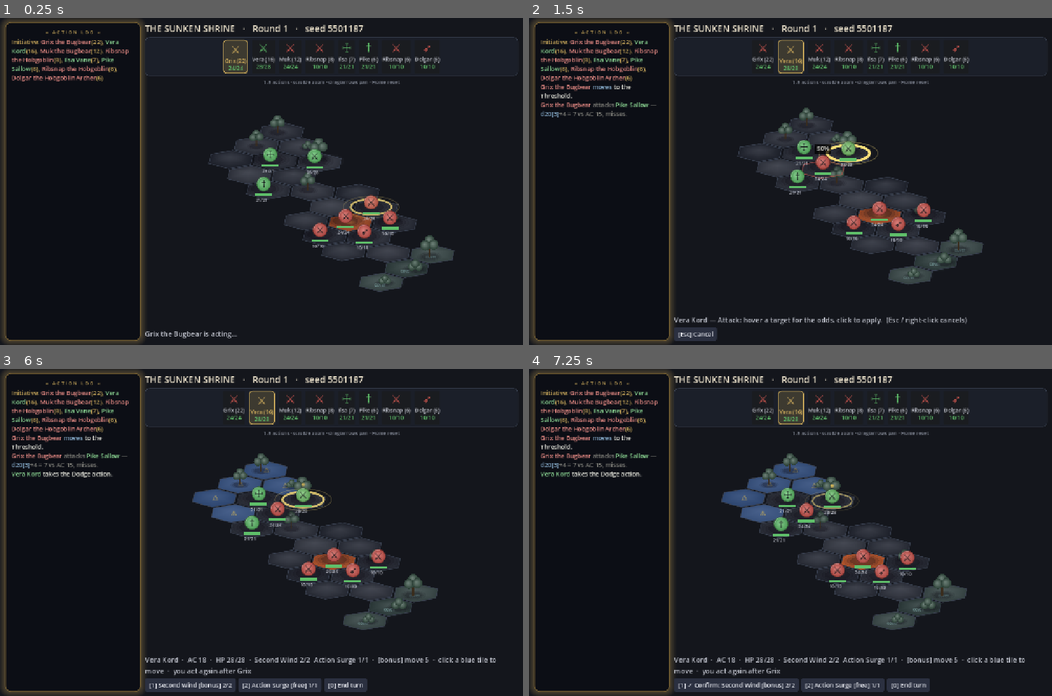
Above: before the commit, frames 1-4 (two rows, left to right).
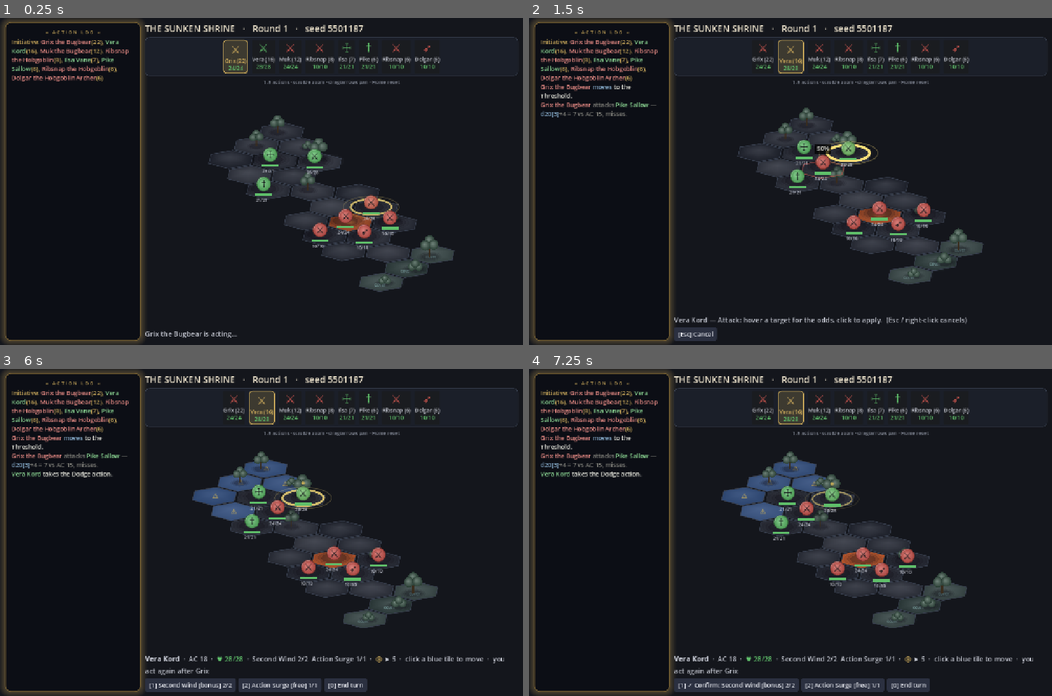
Above: after the commit, the same moments.

Repository: EgecanOzcakar/sorcmerc
Game: Godot game, scene res://scenes/main.tscn
Two runs of this game, one before a commit and one after it. Both use one fixed random seed, a clock stepped at 60 frames per second and the inputs below. This scene is started directly instead of the project's main scene.
Inputs (mouse positions are in pixels of both pictures, inside the frame that each line leads up to):
- Up to frame 1 (0.25 s): no input
- Up to frame 2 (1.5 s): tap Enter at 0.5 s; drag from (790, 181) to (842, 109) at 0.52 s; click "[1] Attack (Longsword)…" at 1.25 s
- Up to frame 3 (6 s): click "[Esc] Cancel" at 2 s; click "[2] Shove → prone…" at 2.75 s; tap Enter at 3.5, 4.25 s; drag from (156, 548) to (235, 597) at 3.52 s; move the mouse to (313, 460) at 4.27 s; hold Right 4.28-5 s; tap 1 at 4.35 s; click "[5] Dodge" at 5 s; click "[5] ✓ Confirm: Dodge" at 5.75 s
- Up to frame 4 (7.25 s): click "[1] Second Wind [bonus] 2/2" at 6.5 s

The runs differ from the first frame. In frame 1, less than 0.1% of the frame differs, in the area x 35-45%, y 97-98%; in frame 2, 0.1%; in frame 3, 3.6%; in frame 4, 3.6%, in the area x 27-97%, y 25-94%.

Commit message:
main: compact, colorized action-economy readout
The actor status line was a single dense plain-text Label ("[action]
[bonus] move 5 ...") -- converted to a RichTextLabel with bbcode so it
can actually be colored. HP now reads with a heart glyph tinted by the
same three health bands the token's own HP bar uses (one glance tells
you if the acting hero is in trouble). Action/bonus badges are circled-
letter glyphs (Ⓐ/Ⓑ) in gold, and disappear entirely once spent rather
than a bracket tag or a dimmed/struck-through slot -- "more compact" over
exhaustive. Move distance gets an arrow instead of the word "move".

Co-Authored-By: Claude Sonnet 5 <noreply@anthropic.com>

Diff:
--- a/scenes/main.gd
+++ b/scenes/main.gd
@@ -48,7 +48,7 @@
 @onready var _order := HBoxContainer.new()   # turn-order icon strip along the top
 @onready var _hint := Label.new()
 @onready var _board := Board.new()
-@onready var _actor := Label.new()
+@onready var _actor := RichTextLabel.new()
 @onready var _buttons := HFlowContainer.new()
 @onready var _bscroll := ScrollContainer.new()
 @onready var _logbox := RichTextLabel.new()
@@ -171,9 +171,12 @@
 	_board.custom_minimum_size = Vector2(0, 240)
 	col.add_child(_board)
 
-	_actor.add_theme_font_size_override("font_size", Icons.FS_HEAD)
-	_actor.add_theme_color_override("font_color", Icons.COL_BODY)
-	_actor.autowrap_mode = TextServer.AUTOWRAP_WORD_SMART
+	_actor.bbcode_enabled = true
+	_actor.fit_content = true
+	_actor.scroll_active = false
+	_actor.add_theme_font_size_override("normal_font_size", Icons.FS_HEAD)
+	_actor.add_theme_font_size_override("bold_font_size", Icons.FS_HEAD)
+	_actor.add_theme_color_override("default_color", Icons.COL_BODY)
 	col.add_child(_actor)
 
 	_buttons.add_theme_constant_override("h_separation", 6)
@@ -196,7 +199,8 @@
 func _apply_ui_scale() -> void:
 	var u := clampf(_zoom, 0.9, 1.4)
 	_header.add_theme_font_size_override("font_size", int(Icons.FS_TITLE * u))
-	_actor.add_theme_font_size_override("font_size", int(Icons.FS_HEAD * u))
+	_actor.add_theme_font_size_override("normal_font_size", int(Icons.FS_HEAD * u))
+	_actor.add_theme_font_size_override("bold_font_size", int(Icons.FS_HEAD * u))
 	_cap.add_theme_font_size_override("font_size", int(Icons.FS_CAPTION * u))
 	# the log is a narrow sidebar now — body size wraps far less than head size
 	_logbox.add_theme_font_size_override("normal_font_size", int(Icons.FS_BODY * u))
@@ -660,12 +664,10 @@
 		var before = cb.order[(ci - 1 + n) % n]
 		var again := "  ·  you act again after %s" % before.cname.split(" ")[0] if before != cur else ""
 		var res := _resources(cur)
-		_actor.text = "%s  ·  AC %d  ·  HP %d/%d  ·  %s%s%smove %d%s%s" % [
-			cur.cname, cb.effective_ac(cur), cur.hp, cur.max_hp,
-			res + "  ·  " if res != "" else "",
-			"[action] " if cur.econ["action"] > 0 else "",
-			"[bonus] " if cur.econ["bonus"] > 0 else "",
-			cur.econ["move_left"], hint, again,
+		_actor.text = "%s  ·  AC %d  ·  %s%s  ·  %s%s%s" % [
+			"[b]%s[/b]" % cur.cname, cb.effective_ac(cur), _hp_bb(cur),
+			("  ·  " + res) if res != "" else "",
+			_econ_bb(cur), hint, again,
 		]
 	elif _mode == "idle":
 		_actor.text = "%s is acting…" % (cur.cname if cur else "?")
@@ -744,6 +746,24 @@
 	if frac < 0.33: return Color("d15750")
 	if frac < 0.66: return Color("d9a441")
 	return Color("5fbf6a")
+
+# The actor line's HP readout, colored by the same three bands as the token's
+# own bar — one glance tells you if the acting hero is in trouble.
+static func _hp_bb(c) -> String:
+	return "[color=#%s]♥ %d/%d[/color]" % [_hp_color(c).to_html(false), c.hp, c.max_hp]
+
+# Action-economy badges: a filled glyph per resource still available this
+# turn, gone (not just dimmed) once spent — the request was "more compact",
+# so a spent resource takes zero space rather than a struck-through slot.
+static func _econ_bb(c) -> String:
+	var gold := Icons.COL_GOLD.to_html(false)
+	var bits: Array = []
+	if int(c.econ.get("action", 0)) > 0:
+		bits.append("[color=#%s]Ⓐ[/color]" % gold)
+	if int(c.econ.get("bonus", 0)) > 0:
+		bits.append("[color=#%s]Ⓑ[/color]" % gold)
+	bits.append("➤ %d" % int(c.econ.get("move_left", 0)))
+	return " ".join(bits)
 
 var _logged = 0
 var _last_round = 1
--- a/tests/test_ui_log.gd
+++ b/tests/test_ui_log.gd
@@ -32,6 +32,8 @@
 	test_reveal_head()
 	test_tooltips_name_their_dice()
 	test_attack_swap()
+	test_actor_economy_badges()
+	test_actor_hp_readout_is_colored()
 	print("test_ui_log: %d passed, %d failed" % [_pass, _fail])
 	quit(1 if _fail > 0 else 0)
 
@@ -124,3 +126,20 @@
 	check(c.ranged and c.atk_range > 1 and c.atk_bonus == 7 and c.damage == "1d6+4", "ranged stats applied")
 	check(Main._attack_swap(c).get("id") == "sword", "and the swap offers the sword back")
 	check(not Adapter.set_main_attack(c, "trebuchet"), "an unequipped weapon is refused")
+
+# The actor line's action-economy badges: present while the resource is
+# unspent, gone (not dimmed) once it's not -- compact over exhaustive.
+func test_actor_economy_badges() -> void:
+	var c = _fight().combatants[0]
+	c.econ["action"] = 1; c.econ["bonus"] = 1; c.econ["move_left"] = 5
+	var full := Main._econ_bb(c)
+	check("Ⓐ" in full and "Ⓑ" in full and "➤ 5" in full, "both badges show while unspent")
+	c.econ["action"] = 0
+	var spent := Main._econ_bb(c)
+	check(not "Ⓐ" in spent and "Ⓑ" in spent, "a spent resource's badge disappears, not just dims")
+
+func test_actor_hp_readout_is_colored() -> void:
+	var c = _fight().combatants[0]
+	c.hp = c.max_hp
+	check("[color=" in Main._hp_bb(c) and "%d/%d" % [c.hp, c.max_hp] in Main._hp_bb(c),
+		"HP is colorized and shows current/max")
